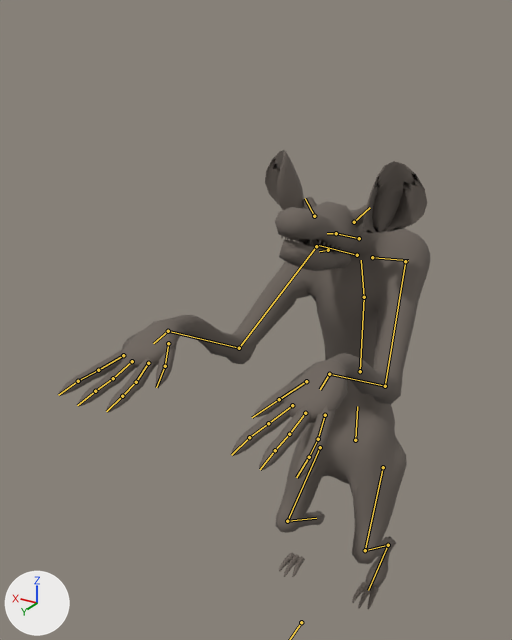
Before and after pictures for a commit that changed the glTF model content/art/models/picker.glb.
Both versions are drawn from a camera (50 mm lens) standing at (-0.463, 0.898, 0.479) and looking at (0.077, -0.003, 0.029). Arrows for +X, +Y and +Z are at lower left; the lights stay in place. The picture after the commit comes second. Both versions are drawn at frame 8 of the action 'emerge'; the numbers are the values there. The bones that change, and the others that lie on the model, are drawn over the model as lines.

In view in the first picture: 'body', 'fine', 'jaw'.
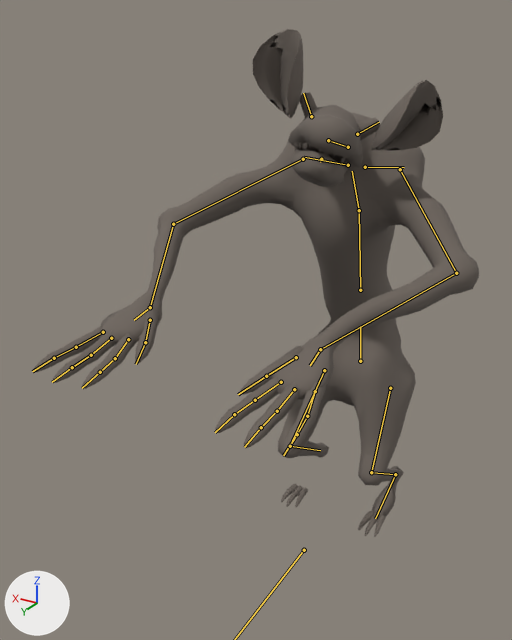
Location of each change, (x1, y1, x2, y2) in pixels of the pictures (512 x 640 px):
'body', posed (23% wider, 6% taller): before (120, 201, 430, 588); after (98, 105, 479, 517)
'fine', posed (11% wider, 11% taller): before (59, 150, 427, 609); after (34, 29, 443, 537)
'jaw', posed: before (279, 240, 351, 271); after (290, 148, 348, 187)
bone 'pelvis', root to tip: before (355, 440) to (357, 406); after (360, 361) to (360, 326)
bone 'neck', root to tip: before (359, 238) to (336, 233); after (348, 147) to (328, 140)
bone 'head', root to tip: before (336, 233) to (327, 233); after (328, 140) to (328, 142)
bone 'upperarm_r', root to tip: before (316, 246) to (239, 348); after (303, 159) to (173, 224)
bone 'hand_r', root to tip: before (168, 331) to (153, 343); after (150, 307) to (134, 320)
bone 'upperarm_l', root to tip: before (405, 261) to (385, 386); after (400, 169) to (456, 273)
bone 'hand_l', root to tip: before (329, 374) to (320, 389); after (320, 349) to (310, 365)
bone 'thigh_r', root to tip: before (320, 447) to (287, 521); after (324, 370) to (290, 446)
bone 'thigh_l', root to tip: before (383, 467) to (365, 550); after (390, 388) to (371, 472)

The change, as a diff of the scene's bpy script:
```diff
--- a/content/art/models/picker.glb.py
+++ b/content/art/models/picker.glb.py
@@ bone_root @@
 bone_root = bpy.data.objects['SK_Picker'].pose.bones['root']
-bone_root.location = (0.0, -0.05, -0.62)
+bone_root.location = (0.0, -0.05, -0.44)
@@ bone_pelvis @@
 bone_pelvis = bpy.data.objects['SK_Picker'].pose.bones['pelvis']  # child of 'root'
-bone_pelvis.rotation_quaternion = (0.848, 0.53, 0.0, 0.0)  # degrees (64, 0, 0)
+bone_pelvis.rotation_quaternion = (0.887, 0.462, 0.0, 0.0)  # degrees (55, 0, 0)
@@ bone_neck @@
 bone_neck = bpy.data.objects['SK_Picker'].pose.bones['neck']  # child of 'spine_02'
-bone_neck.rotation_quaternion = (0.961, -0.276, 0.0, 0.0)  # degrees (-32, 0, 0)
+bone_neck.rotation_quaternion = (0.967, -0.237, -0.05, 0.077)  # degrees (-28, -3, 10)
@@ bone_head @@
 bone_head = bpy.data.objects['SK_Picker'].pose.bones['head']  # child of 'neck'
-bone_head.rotation_quaternion = (0.994, -0.111, 0.0, 0.0)  # degrees (-13, 0, 0)
+bone_head.rotation_quaternion = (0.981, -0.094, -0.049, 0.162)  # degrees (-12, -4, 19)
@@ bone_upperarm_r @@
 bone_upperarm_r = bpy.data.objects['SK_Picker'].pose.bones['upperarm_r']  # child of 'clavicle_r'
-bone_upperarm_r.rotation_quaternion = (0.998, 0.013, -0.042, -0.039)  # degrees (2, -5, -4)
+bone_upperarm_r.rotation_quaternion = (0.787, -0.004, -0.543, -0.294)  # degrees (37, -59, -63)
@@ bone_hand_r @@
 bone_hand_r = bpy.data.objects['SK_Picker'].pose.bones['hand_r']  # child of 'lowerarm_r'
-bone_hand_r.rotation_quaternion = (0.817, -0.576, 0.019, -0.02)  # degrees (-70, 1, -3)
+bone_hand_r.rotation_quaternion = (0.739, -0.325, 0.479, -0.344)  # degrees (-68, 29, -70)
@@ bone_upperarm_l @@
 bone_upperarm_l = bpy.data.objects['SK_Picker'].pose.bones['upperarm_l']  # child of 'clavicle_l'
-bone_upperarm_l.rotation_quaternion = (0.998, 0.013, 0.042, 0.039)  # degrees (2, 5, 4)
+bone_upperarm_l.rotation_quaternion = (0.787, -0.004, 0.543, 0.294)  # degrees (37, 59, 63)
@@ bone_hand_l @@
 bone_hand_l = bpy.data.objects['SK_Picker'].pose.bones['hand_l']  # child of 'lowerarm_l'
-bone_hand_l.rotation_quaternion = (0.817, -0.576, -0.019, 0.02)  # degrees (-70, -1, 3)
+bone_hand_l.rotation_quaternion = (0.739, -0.325, -0.479, 0.344)  # degrees (-68, -29, 70)
@@ bone_thigh_r @@
 bone_thigh_r = bpy.data.objects['SK_Picker'].pose.bones['thigh_r']  # child of 'pelvis'
-bone_thigh_r.rotation_quaternion = (0.848, -0.527, -0.049, -0.021)  # degrees (-64, -6, 1)
+bone_thigh_r.rotation_quaternion = (0.887, -0.459, -0.042, -0.019)  # degrees (-55, -5, 0)
@@ bone_thigh_l @@
 bone_thigh_l = bpy.data.objects['SK_Picker'].pose.bones['thigh_l']  # child of 'pelvis'
-bone_thigh_l.rotation_quaternion = (0.848, -0.527, 0.049, 0.021)  # degrees (-64, 6, -1)
+bone_thigh_l.rotation_quaternion = (0.887, -0.459, 0.042, 0.019)  # degrees (-55, 5, 0)
```
